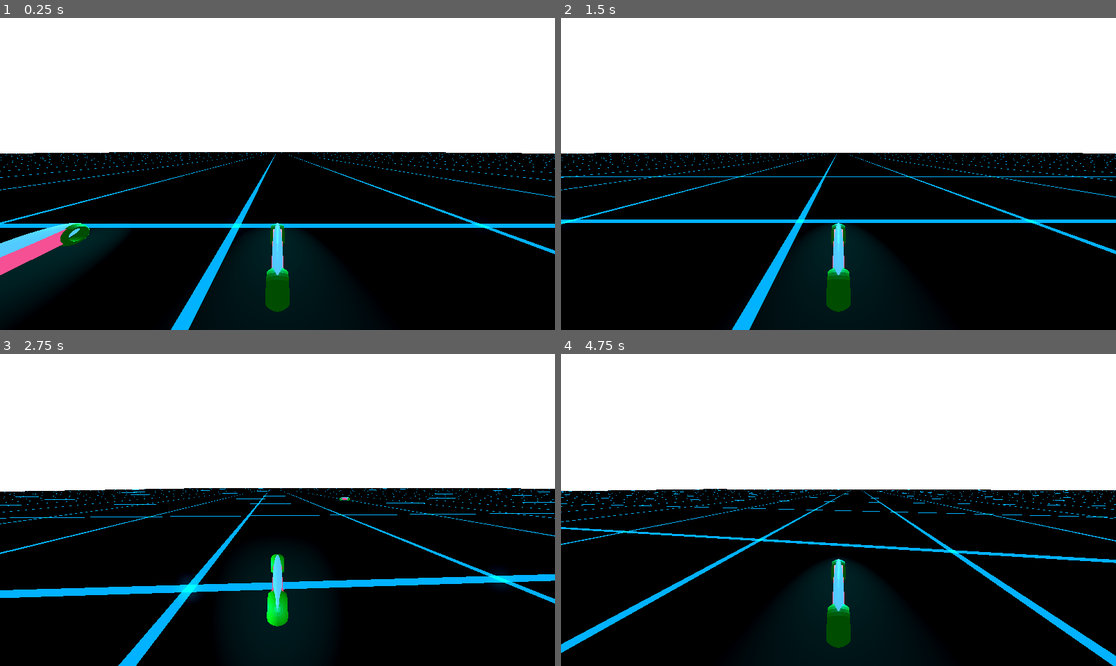
Above: before the commit, frames 1-4 (two rows, left to right).
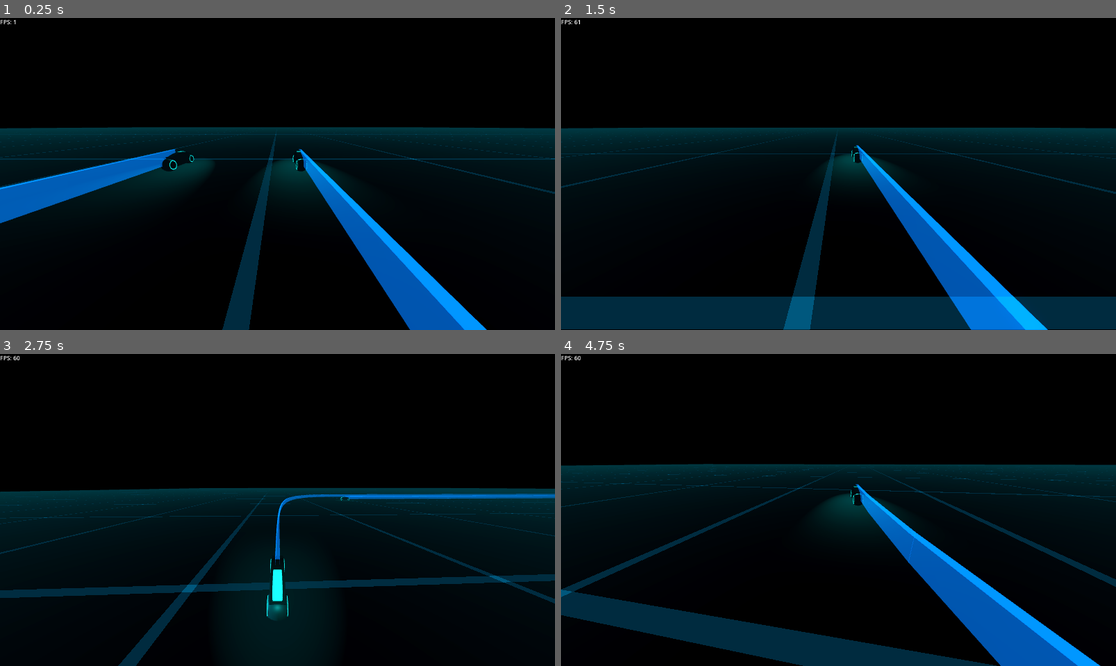
Above: after the commit, the same moments.

Repository: markcummins/godot-tron
Game: Godot game, scene res://Scenes/main.tscn
Same seed, same stepped clock (60 frames per second), same inputs: the game is played once before the commit and once after it.
Inputs:
- Up to frame 1 (0.25 s): no input
- Up to frame 2 (1.5 s): hold Down (look_back) 0.53-1.28 s; hold W (move_forward) from 0.53 s (still down); tap Down (look_back) at 1.35 s
- Up to frame 3 (2.75 s): tap Enter at 2 s; release W (move_forward) at 2.03 s; hold A (turn_left) from 2.03 s (still down); hold Down (look_back) from 2.03 s (still down)
- Up to frame 4 (4.75 s): release Down (look_back) at 2.78 s; tap Down (look_back) at 2.85, 4.35 s; hold Down (look_back) 3.53-4.28 s; release A (turn_left) at 4.28 s; hold D (turn_right) from 4.28 s (still down)

The runs differ from the first frame. In frame 1, 64% of the frame differs, in the area x 0-100%, y 0-100%; in frame 2, 65%; in frame 3, 59%; in frame 4, 65%.

Commit message:
Adding Game Over Screen

Diff:
--- a/Materials/LightTrall.tres
+++ b/Materials/LightTrall.tres
@@ -5,7 +5,8 @@
 [resource]
 render_priority = 0
 shader = ExtResource("1_fmgn4")
-shader_parameter/emission_color = Vector3(1, 0, 0.8)
-shader_parameter/emission_strength = 0.5
+shader_parameter/emission_color = Vector3(0, 0.4, 0.8)
+shader_parameter/emission_strength = 4.0
 shader_parameter/metallic = 1.0
-shader_parameter/roughness = 0.1
+shader_parameter/roughness = 0.0
+shader_parameter/alpha = 0.2
--- a/Materials/floor.tres
+++ b/Materials/floor.tres
@@ -9,3 +9,4 @@
 shader_parameter/grid_color = Vector3(0, 0.7, 1)
 shader_parameter/grid_thickness = 0.015
 shader_parameter/tile_size = 0.15
+shader_parameter/emission_intensity = 0.25
--- /dev/null
+++ b/Scenes/GameStart.tscn
@@ -0,0 +1,57 @@
+[gd_scene load_steps=3 format=3 uid="uid://bx7lro2cy3saf"]
+
+[ext_resource type="Script" path="res://Scripts/GameStartScreen.gd" id="1_el41c"]
+[ext_resource type="FontFile" uid="uid://ctakeghb2vuf4" path="res://Assets/Fonts/joystix monospace.otf" id="2_3i0ty"]
+
+[node name="GameStartScreen" type="Control"]
+process_mode = 2
+layout_mode = 3
+anchors_preset = 15
+anchor_right = 1.0
+anchor_bottom = 1.0
+grow_horizontal = 2
+grow_vertical = 2
+size_flags_horizontal = 4
+script = ExtResource("1_el41c")
+
+[node name="ColorRect" type="ColorRect" parent="."]
+layout_mode = 1
+anchors_preset = 15
+anchor_right = 1.0
+anchor_bottom = 1.0
+grow_horizontal = 2
+grow_vertical = 2
+color = Color(0, 0.164706, 0.164706, 0.807843)
+
+[node name="MarginContainer" type="MarginContainer" parent="."]
+layout_mode = 1
+anchors_preset = 15
+anchor_right = 1.0
+anchor_bottom = 1.0
+grow_horizontal = 2
+grow_vertical = 2
+
+[node name="CenterContainer" type="CenterContainer" parent="MarginContainer"]
+layout_mode = 2
+size_flags_horizontal = 4
+size_flags_vertical = 4
+
+[node name="VBoxContainer" type="VBoxContainer" parent="MarginContainer/CenterContainer"]
+layout_mode = 2
+theme_override_constants/separation = 8
+
+[node name="Label" type="Label" parent="MarginContainer/CenterContainer/VBoxContainer"]
+layout_mode = 2
+theme_override_colors/font_color = Color(0.0281033, 0.420356, 0.493622, 1)
+theme_override_fonts/font = ExtResource("2_3i0ty")
+theme_override_font_sizes/font_size = 32
+text = "Game Over"
+horizontal_alignment = 1
+
+[node name="Button" type="Button" parent="MarginContainer/CenterContainer/VBoxContainer"]
+layout_mode = 2
+size_flags_horizontal = 4
+theme_override_fonts/font = ExtResource("2_3i0ty")
+text = "Restart Game"
+
+[connection signal="pressed" from="MarginContainer/CenterContainer/VBoxContainer/Button" to="." method="_on_button_pressed"]
--- /dev/null
+++ b/Scenes/Interface.tscn
@@ -0,0 +1,17 @@
+[gd_scene load_steps=2 format=3 uid="uid://o3wxu1jes2xv"]
+
+[ext_resource type="Script" path="res://Scripts/Interface.gd" id="1_0j2bw"]
+
+[node name="Control" type="Control"]
+layout_mode = 3
+anchors_preset = 15
+anchor_right = 1.0
+anchor_bottom = 1.0
+grow_horizontal = 2
+grow_vertical = 2
+script = ExtResource("1_0j2bw")
+
+[node name="Label" type="Label" parent="."]
+offset_right = 40.0
+offset_bottom = 23.0
+text = "test"
--- a/Scenes/LightCyclePlayer.tscn
+++ b/Scenes/LightCyclePlayer.tscn
@@ -21,8 +21,13 @@
 
 [node name="LightCycleModel" parent="." instance=ExtResource("2_r2gxy")]
 
-[node name="CameraForwards" type="Camera3D" parent="."]
-transform = Transform3D(-1, 1.51808e-08, -8.60946e-08, 0, 0.984808, 0.173648, 8.74228e-08, 0.173648, -0.984808, 0, 4, -4.5)
+[node name="CameraController" type="Node3D" parent="."]
+top_level = true
+
+[node name="CameraTarget" type="Node3D" parent="CameraController"]
+transform = Transform3D(-1, 8.74228e-08, 0, 8.21505e-08, 0.939693, 0.34202, 2.99004e-08, 0.34202, -0.939693, 1.7931, 3.22955, -7.05173)
+
+[node name="CameraForwards" type="Camera3D" parent="CameraController/CameraTarget"]
 fov = 100.0
 
 [node name="CameraBackwards" type="Camera3D" parent="."]
@@ -38,3 +43,5 @@
 
 [node name="CollisionShape3D" type="CollisionShape3D" parent="LightCycleCollider"]
 shape = SubResource("BoxShape3D_00eag")
+
+[connection signal="area_entered" from="LightCycleCollider" to="." method="_on_light_cycle_collider_area_entered"]
--- a/Scenes/LightCycleTrail.tscn
+++ b/Scenes/LightCycleTrail.tscn
@@ -1,12 +1,8 @@
-[gd_scene load_steps=5 format=3 uid="uid://bj3g8tfas3mci"]
+[gd_scene load_steps=4 format=3 uid="uid://bj3g8tfas3mci"]
 
 [ext_resource type="Script" path="res://Scripts/LightCycleTrail.gd" id="1_pp276"]
 
-[sub_resource type="StandardMaterial3D" id="StandardMaterial3D_lmaoo"]
-albedo_color = Color(0.876353, 0.000282816, 0.794985, 1)
-
 [sub_resource type="BoxMesh" id="BoxMesh_t34py"]
-material = SubResource("StandardMaterial3D_lmaoo")
 
 [sub_resource type="BoxShape3D" id="BoxShape3D_6h5ha"]
 
@@ -14,12 +10,9 @@
 script = ExtResource("1_pp276")
 
 [node name="MeshInstance3D" type="MeshInstance3D" parent="."]
-visible = false
 mesh = SubResource("BoxMesh_t34py")
 
-[node name="Area3D" type="Area3D" parent="."]
+[node name="LightCycleTrailCollider" type="Area3D" parent="."]
 
-[node name="CollisionShape3D" type="CollisionShape3D" parent="Area3D"]
+[node name="CollisionShape3D" type="CollisionShape3D" parent="LightCycleTrailCollider"]
 shape = SubResource("BoxShape3D_6h5ha")
-
-[connection signal="area_entered" from="Area3D" to="." method="_on_area_3d_area_entered"]
--- a/Scenes/main.tscn
+++ b/Scenes/main.tscn
@@ -1,13 +1,24 @@
-[gd_scene load_steps=7 format=3 uid="uid://bt0sdmu5kl0da"]
+[gd_scene load_steps=11 format=3 uid="uid://bt0sdmu5kl0da"]
 
 [ext_resource type="PackedScene" uid="uid://bcvbx8ke04n3b" path="res://Scenes/LightCycleScenePlayer.tscn" id="1_efkne"]
+[ext_resource type="PackedScene" uid="uid://bx7lro2cy3saf" path="res://Scenes/GameStart.tscn" id="1_nvk75"]
 [ext_resource type="PackedScene" uid="uid://b4v44wio4k8bo" path="res://Scenes/LightCycleSceneBot.tscn" id="2_0wjhb"]
 [ext_resource type="Material" uid="uid://jmqg7fvfm40a" path="res://Materials/floor.tres" id="2_thesr"]
+[ext_resource type="PackedScene" uid="uid://o3wxu1jes2xv" path="res://Scenes/Interface.tscn" id="3_yo5sf"]
+[ext_resource type="Script" path="res://Scripts/GameManager.gd" id="6_vbhkn"]
+
+[sub_resource type="Sky" id="Sky_fe324"]
 
 [sub_resource type="Environment" id="Environment_jl37f"]
+background_mode = 2
+background_energy_multiplier = 3.0
+sky = SubResource("Sky_fe324")
+ambient_light_color = Color(8.66354e-07, 0.484575, 0.648657, 1)
+ambient_light_energy = 2.0
 glow_enabled = true
-glow_intensity = 2.0
-glow_strength = 1.2
+fog_enabled = true
+fog_light_color = Color(0, 0.226878, 0.260686, 1)
+fog_aerial_perspective = 0.1
 
 [sub_resource type="PlaneMesh" id="PlaneMesh_31kjp"]
 material = ExtResource("2_thesr")
@@ -18,26 +29,40 @@
 
 [node name="Main" type="Node3D"]
 
-[node name="WorldEnvironment" type="WorldEnvironment" parent="."]
+[node name="Game" type="Node3D" parent="."]
+
+[node name="Interface" parent="Game" instance=ExtResource("3_yo5sf")]
+
+[node name="WorldEnvironment" type="WorldEnvironment" parent="Game"]
 environment = SubResource("Environment_jl37f")
 
-[node name="DirectionalLight3D" type="DirectionalLight3D" parent="."]
+[node name="DirectionalLight3D" type="DirectionalLight3D" parent="Game"]
 transform = Transform3D(1, 0, 0, 0, 1, 0, 0, 0, 1, 0, 333.669, 0)
 light_color = Color(0, 0.766758, 0.90271, 1)
 light_energy = 2.0
 light_indirect_energy = 2.0
 light_volumetric_fog_energy = 4.0
 
-[node name="LightCycleScenePlayer" parent="." instance=ExtResource("1_efkne")]
+[node name="LightCycleScenePlayer" parent="Game" instance=ExtResource("1_efkne")]
 transform = Transform3D(1, 0, 0, 0, 1, 0, 0, 0, 1, 0, 0.5, 0)
 
-[node name="LightCycleSceneBot" parent="." instance=ExtResource("2_0wjhb")]
+[node name="LightCycleSceneBot" parent="Game" instance=ExtResource("2_0wjhb")]
 transform = Transform3D(1, 0, 0, 0, 1, 0, 0, 0, 1, 10, 0.5, 0)
 
-[node name="Floor" type="MeshInstance3D" parent="."]
+[node name="Floor" type="MeshInstance3D" parent="Game"]
 mesh = SubResource("PlaneMesh_31kjp")
+skeleton = NodePath("../..")
 
-[node name="StaticBody3D" type="StaticBody3D" parent="Floor"]
+[node name="StaticBody3D" type="StaticBody3D" parent="Game/Floor"]
 
-[node name="CollisionShape3D" type="CollisionShape3D" parent="Floor/StaticBody3D"]
+[node name="CollisionShape3D" type="CollisionShape3D" parent="Game/Floor/StaticBody3D"]
 shape = SubResource("ConcavePolygonShape3D_rkgdr")
+
+[node name="GameStart" type="Node3D" parent="."]
+
+[node name="GameStartScreen" parent="GameStart" instance=ExtResource("1_nvk75")]
+
+[node name="Managers" type="Node" parent="."]
+
+[node name="GameManager" type="Node" parent="Managers"]
+script = ExtResource("6_vbhkn")
--- /dev/null
+++ b/Scripts/GameManager.gd
@@ -0,0 +1,25 @@
+extends Node
+
+class_name GameManager
+
+@onready var game: Node3D = $"../../Game"
+
+@onready var game_start_screen: Control = $"../../GameStart/GameStartScreen"
+@onready var light_cycle_scene_player: Node3D = $"../../Game/LightCycleScenePlayer/LightCyclePlayer"
+
+# Called when the node enters the scene tree for the first time.
+func _ready() -> void:
+	game_start_screen.visible = false
+
+	light_cycle_scene_player.on_player_died.connect(player_died)
+	game_start_screen.restartGame.connect(restart)
+	pass
+
+func restart():
+	get_tree().paused = false
+	get_tree().reload_current_scene()
+
+func player_died():
+	game_start_screen.visible = true
+	get_tree().paused = true
+	pass
--- /dev/null
+++ b/Scripts/GameStartScreen.gd
@@ -0,0 +1,8 @@
+extends Control
+
+@onready var button: Button = $Button
+
+signal restartGame
+
+func _on_button_pressed() -> void:
+	restartGame.emit()
--- /dev/null
+++ b/Scripts/Interface.gd
@@ -0,0 +1,12 @@
+extends Control
+
+@onready var label: Label = $Label
+
+# Called when the node enters the scene tree for the first time.
+func _ready() -> void:
+	pass # Replace with function body.
+
+
+# Called every frame. 'delta' is the elapsed time since the previous frame.
+func _process(delta: float) -> void:
+	label.text = "FPS: " + str(Engine.get_frames_per_second())
--- /dev/null
+++ b/Scripts/LightCycleCameraForwards.gd
@@ -0,0 +1,20 @@
+extends Camera3D
+
+@export var target: Node3D
+@export var follow_speed: float = 5.0
+@export var rotation_speed: float = 5.0
+@export var offset: Vector3 = Vector3(0, 5, -10) # Offset in the target's local space
+
+func _process(delta):
+	if target:
+		# Calculate the target's position in global space, including the local offset
+		var target_position = target.global_transform.origin + (target.global_transform.basis * offset)
+
+		# Smoothly update the camera's position
+		global_transform.origin = global_transform.origin.lerp(target_position, follow_speed * delta)
+
+		# Calculate the target's rotation with a 180-degree flip
+		var flipped_basis = target.global_transform.basis.rotated(Vector3.UP, deg_to_rad(180))
+
+		# Smoothly update the camera's rotation
+		global_transform.basis = global_transform.basis.slerp(flipped_basis, rotation_speed * delta)
--- a/Scripts/LightCyclePlayer.gd
+++ b/Scripts/LightCyclePlayer.gd
@@ -2,7 +2,7 @@
 
 class_name LightCyclePlayer
 
-@onready var camera_forwards: Camera3D = $CameraForwards
+@onready var camera_forwards: Camera3D = $CameraController/CameraTarget/CameraForwards
 @onready var camera_backwards: Camera3D = $CameraBackwards
 
 func _ready():
@@ -32,6 +32,16 @@
 		turn_right(delta)
 
 	process_extend(delta)
+	camera_position_update()
+
+func camera_position_update():
+	$CameraController.position = lerp($CameraController.position, position, 0.25)
+
+	var target_basis = global_transform.basis
+	var current_rotation_quat = Quaternion($CameraController.global_transform.basis)
+	var target_rotation_quat = Quaternion(target_basis)
+
+	$CameraController.global_transform.basis = target_basis
 
 func camera_back():
 	camera_forwards.current = false
@@ -40,3 +50,9 @@
 func camera_forward():
 	camera_forwards.current = true
 	camera_backwards.current = false
+
+signal on_player_died
+
+func _on_light_cycle_collider_area_entered(area: Area3D) -> void:
+	if(area.name  == "LightCycleTrailCollider"):
+		on_player_died.emit()
--- a/Scripts/LightCycleTrail.gd
+++ b/Scripts/LightCycleTrail.gd
@@ -13,18 +13,12 @@
 var colliding_bodies: Array = []
 
 @onready var light_trail: MeshInstance3D = $MeshInstance3D
-@onready var trail_collision: Area3D = $Area3D
+@onready var trail_collision: Area3D = $LightCycleTrailCollider
 
 func _ready():
 	var lt_material = load("res://Materials/LightTrall.tres")
 	if lt_material:
 		light_trail.material_override = lt_material
-
-func _on_area_3d_area_entered(area: Area3D) -> void:
-	if(area.name  == "LightCycleCollider"):
-		#var lightCycle = area.get_parent() as LightCycle
-		#lightCycle.kaboom()
-		print('@todo')
 
 func update_trail(bike_position: Vector3) -> void:
 	frame_counter += 1
@@ -57,7 +51,7 @@
 	draw_trail()
 
 func draw_trail():
-	#draw_trail_path()
+	draw_trail_path()
 	draw_trail_collision_path()
 
 var last_collision_index: int = 0
--- a/Shaders/Floor.gdshader
+++ b/Shaders/Floor.gdshader
@@ -1,9 +1,10 @@
 shader_type spatial;
 
 uniform vec3 tile_color = vec3(0.0, 0.0, 0.0); // Tile color, set to black
-uniform vec3 grid_color = vec3(1.0, 1.0, 1.0);
-uniform float grid_thickness = 0.1;
-uniform float tile_size = 0.1;
+uniform vec3 grid_color = vec3(1.0, 1.0, 1.0); // Grid color, set to white
+uniform float grid_thickness = 0.1; // Thickness of the grid lines
+uniform float tile_size = 0.1; // Size of each tile
+uniform float emission_intensity = 0.5; // Intensity of the grid line emission
 
 void fragment() {
     vec2 uv = UV * 10.0 / tile_size;
@@ -12,11 +13,10 @@
 
     float line_mask = step(grid_abs.x, grid_thickness) + step(grid_abs.y, grid_thickness);
 
-    // Emission for glow on the lines
-    vec3 emission_color = mix(vec3(0.0), grid_color, line_mask);
+    // Emission for glow on the lines, scaled by intensity
+    vec3 emission_color = mix(vec3(0.0), grid_color * emission_intensity, line_mask);
     EMISSION = emission_color;
 
-    // Set the base color of the tile. Use line_mask to blend between tile_color and grid_color if desired.
-    // If you want pure black tiles with white lines, just do:
+    // Set the base color of the tile
     ALBEDO = tile_color;
 }
--- a/Shaders/LightTrail.gdshader
+++ b/Shaders/LightTrail.gdshader
@@ -1,12 +1,14 @@
 shader_type spatial;
 
-uniform vec3 emission_color = vec3(0.0, 0.8, 1.0); // Neon blue
-uniform float emission_strength = 2.0;
+uniform vec3 emission_color = vec3(0.0, 0.2, 0.0); // Neon green
+uniform float emission_strength = 0.2;
 uniform float metallic = 1.0;  // Fully metallic
 uniform float roughness = 0.1; // Very glossy
+uniform float alpha = 0.5;     // Transparency level (0.0 = fully transparent, 1.0 = fully opaque)
 
 void fragment() {
     EMISSION = emission_color * emission_strength; // Glow
     METALLIC = metallic;
     ROUGHNESS = roughness;
+    ALPHA = alpha; // Set the transparency level
 }
--- a/project.godot
+++ b/project.godot
@@ -21,6 +21,7 @@
 
 [display]
 
+window/size/initial_position_type=0
 window/stretch/scale=0.75
 
 [input]
@@ -59,4 +60,7 @@
 
 [rendering]
 
+anti_aliasing/quality/msaa_2d=2
+anti_aliasing/quality/msaa_3d=2
+anti_aliasing/quality/screen_space_aa=1
 anti_aliasing/quality/use_taa=true
Binary file added: Assets/Fonts/joystix monospace.otf
Not shown, added: Assets/Fonts/joystix monospace.otf.import
Binary file changed: Models/lightcycle-test.glb
Not shown, added: export_presets.cfg
Not shown, added: Build/Tron.pck
Not shown, added: Build/Tron.sh
Not shown, added: Build/Tron.x86_64
